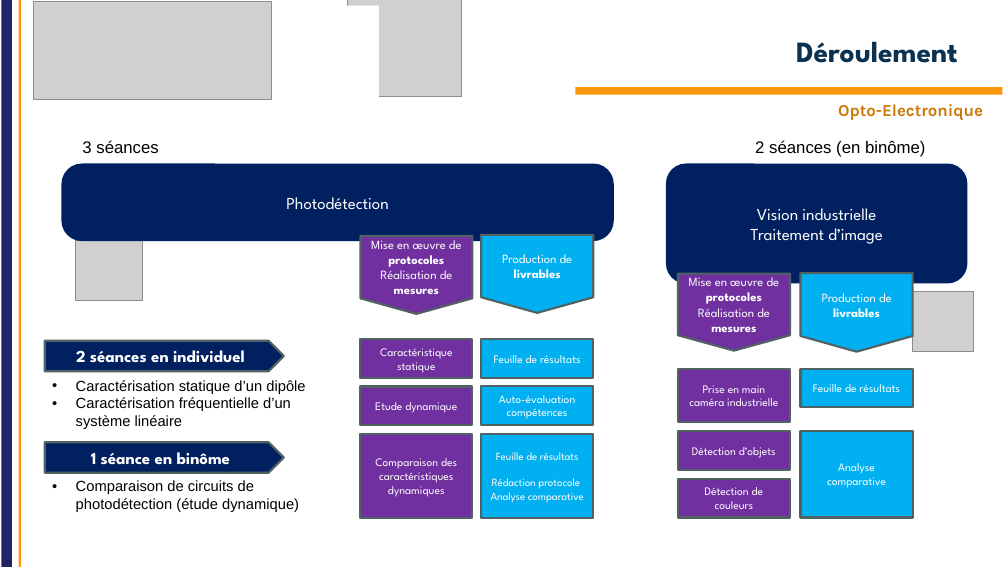
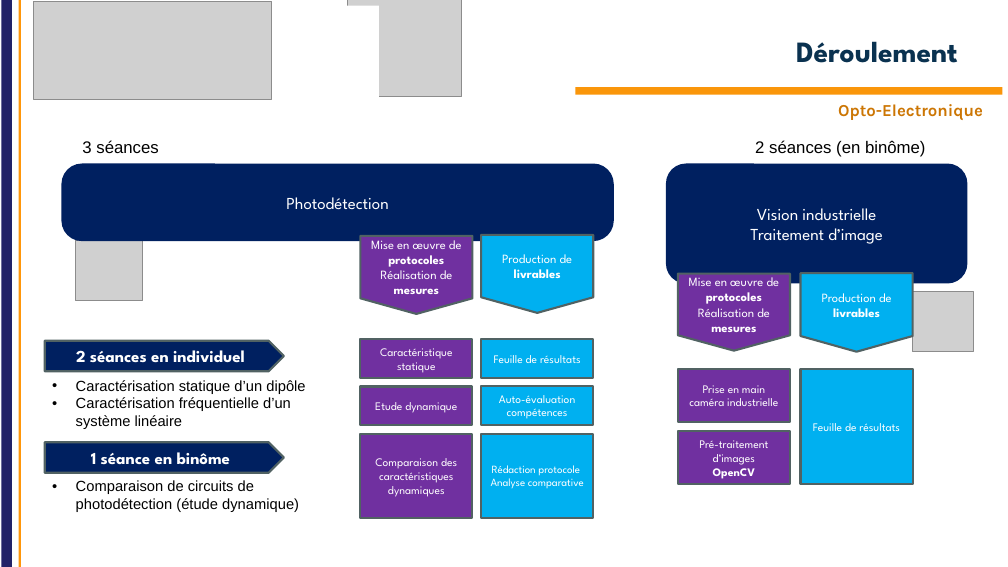
Before and after one commit to IOGS-Digital-Methods/semester-5, a slide deck: slide 8 of OptoElectronique/Cours/S5_Optoelectronique_2026_lite.pptx. Drawn at 1008x567 pixels with LibreOffice and Linux fonts; fonts in the diff are those of the drawing; grey boxes stand for pictures; background and template pictures are left out. Boxes give left, top, right and bottom in pixels: in the first picture for what was removed or moved away, otherwise in the second. Text is boxed around its words. In the diff, an @@ line names an element or a change of style, - is before the commit and + after.

```diff
--- a/OptoElectronique/Cours/S5_Optoelectronique_2026_lite.pptx
+++ b/OptoElectronique/Cours/S5_Optoelectronique_2026_lite.pptx
@@ rectangle "Feuille de résultats": place and size @@
-rectangle "Feuille de résultats" at (801,369,913,408)
+rectangle "Feuille de résultats" at (801,369,913,485)
@@ rectangle "Pré-traitement d’images OpenCV": place and size @@
-rectangle "Pré-traitement d’images OpenCV" at (678,431,790,470)
+rectangle "Pré-traitement d’images OpenCV" at (678,431,790,485)
@@ text in rectangle at (699,440,768,479): text changed @@
-Détection d’objets
+Pré-traitement d’images
+OpenCV
@@ rectangle removed at (801,431,913,517) @@
-Analyse comparative
@@ text in rectangle at (492,465,580,476): text changed @@
-Feuille de résultats
-Rédaction protocole
+Rédaction protocole
@@ rectangle removed at (678,479,790,517) @@
-Détection de couleurs
```
Also in this commit, not shown: 3 other slides changed, 3 other files.
